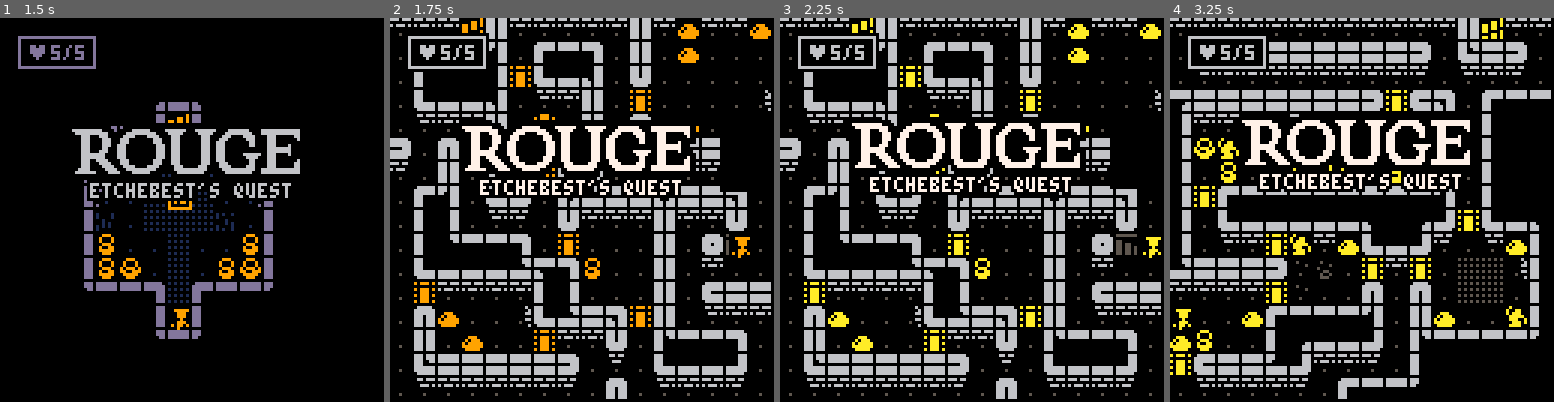
Above: before the commit, frames 1-4 (left to right).
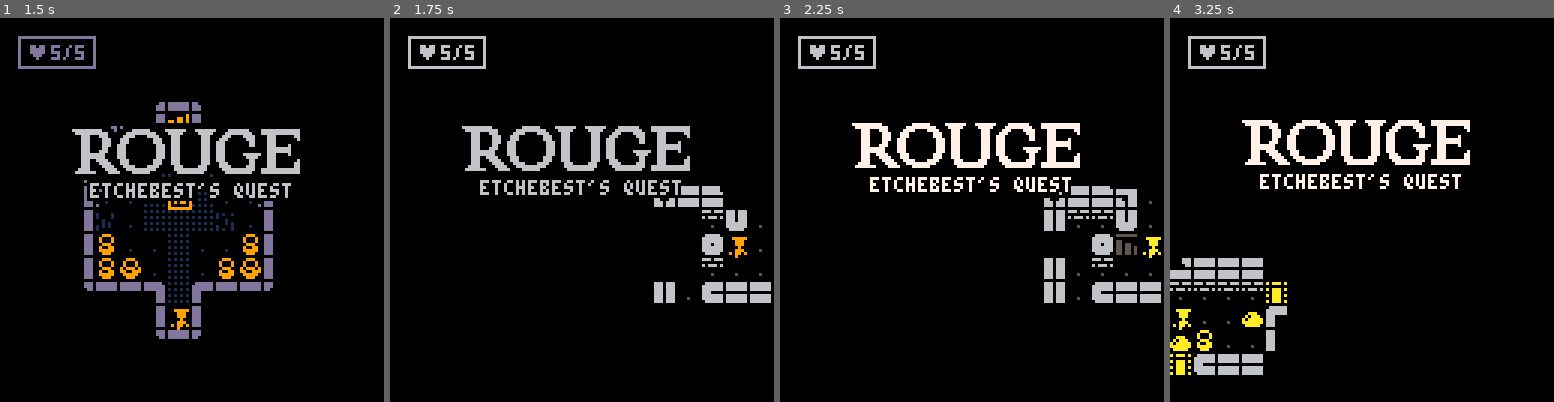
Above: after the commit, the same moments.

Repository: salty-max/pico-8
Game: PICO-8 cartridge carts/rouge/rouge.p8
Same seed, same stepped clock (60 frames per second), same inputs: the game is played once before the commit and once after it.
Inputs:
- Up to frame 1 (1.5 s): tap X (X key) at 0.33, 1.07 s; tap O (Z key) at 0.7 s
- Up to frame 2 (1.75 s): hold Right from 1.6 s (still down); tap O (Z key) at 1.7 s
- Up to frame 3 (2.25 s): tap X (X key) at 1.85 s; release Right at 2.1 s; tap O (Z key) at 2.1 s; hold Up from 2.15 s (still down)
- Up to frame 4 (3.25 s): release Up at 2.42 s; hold Right 2.47-3.03 s; tap O (Z key) at 2.5, 2.9 s; tap X (X key) at 2.97 s; hold Left from 3.08 s (still down)

Frame 1 is identical in both runs. In frame 2, 24% of the frame differs, in the area x 0-100%, y 0-100%; in frame 3, 19%; in frame 4, 20%.

Commit message:
rouge: implements food hints

Diff:
--- a/carts/rouge/src/gen/gen.lua
+++ b/carts/rouge/src/gen/gen.lua
@@ -14,7 +14,7 @@
     copy_map(32, 0)
   else
     make_flr_i_pool()
-    fog = blank_map(0)
+    fog = blank_map(1)
     map_gen()
     unfog()
   end
--- a/carts/rouge/src/items.lua
+++ b/carts/rouge/src/items.lua
@@ -61,10 +61,13 @@
   local fud_names, fud = split("jerky,shnitzel,steak,gyros,fricassee,haggis,mett,kebab,burger,meatball,pizza,calzone,pasticio,chops,ham,ribs,roast,meatloaf,chili,stew,pie,taco,burrito,rolls,filet,salami,sandwich,cassoulet,yakitori,poutine")
   local fud_adjs, adj = split("yellow,green,blue,purple,black,sweet,salty,spicy,strange,old,dry,wet,smooth,soft,crusty,pickled,sour,leftover,mom's,steamed,hairy,smoked,mini,stuffed,classic,marinated,bbq,savory,baked,juicy,sloppy,cheesy,hot,cold,zesty")
 
+  itm_known = {}
+
   for i = 1,#items.name do
     if items.kind[i] == "fud" then
       fud, adj = rnd(fud_names), rnd(fud_adjs)
       items.name[i] = adj.." "..fud
+      itm_known[i] = false
       del(fud_names, fud)
       del(fud_adjs, adj)
     end
--- a/carts/rouge/src/main.lua
+++ b/carts/rouge/src/main.lua
@@ -73,7 +73,6 @@
 
   make_item_pools()
   handle_food_names()
-
   gen_floor(0)
 end
 
--- a/carts/rouge/src/mobs.lua
+++ b/carts/rouge/src/mobs.lua
@@ -293,9 +293,12 @@
 function consume(mob, itm)
   local eft = items.stat1[itm]
 
+  if not itm_known[itm] then
+    show_msg(items.name[itm].. " " .. items.desc[itm] .. "!", 60)
+    itm_known[itm] = true
+  end
+
   if mob == player then st_meals += 1 end
-
-  show_msg(items.name[itm].. " " .. items.desc[itm] .. "!", 60)
 
   if eft == 1 then
     -- heal
--- a/carts/rouge/src/ui.lua
+++ b/carts/rouge/src/ui.lua
@@ -144,19 +144,26 @@
   end
 
   stat_box = add_window(5, 5, 84, 13, {"atk:"..player.atk.." def:"..player.def_min.."-"..player.def_max.. " "..status})
+
+  show_hint()
 end
 
 function move_menu(w)
+  local moved = false
   if btnp(2) then
     sfx(56)
     w.cur -= 1
     w.cur = (curr_box == inv_box and w.cur == 3) and 2 or w.cur
+    moved = true
   elseif btnp(3) then
     sfx(56)
     w.cur += 1
     w.cur = (curr_box == inv_box and w.cur == 3) and 4 or w.cur
+    moved = true
   end
   w.cur = (w.cur - 1) % #w.txt + 1
+
+  return moved
 end
 
 function show_use_menu()
@@ -225,9 +232,25 @@
   else
     inv_box.dur = 0
     stat_box.dur = 0
+    hint_box.dur = 0
   end
 end
 
 function show_flr_msg()
   show_msg("floor " .. floor, 60)
 end
+
+function show_hint()
+  if hint_box then
+    hint_box.dur = 0
+    hint_box = nil
+  end
+
+  if inv_box.cur > 3 then
+    local itm = inv[inv_box.cur - 3]
+    if itm and items.kind[itm] == "fud" then
+      local txt = itm_known[itm] and items.desc[itm] or "???"
+      hint_box = add_window(5, 78, #txt * 4 + 7, 13, { txt })
+    end
+  end
+end
--- a/carts/rouge/src/update.lua
+++ b/carts/rouge/src/update.lua
@@ -62,12 +62,19 @@
 end
 
 function update_inv()
+  if move_menu(curr_box) then
+    show_hint()
+  end
+
   if btnp(5) then
     sfx(53)
     if curr_box == inv_box then
       _upd = update_game
       inv_box.dur = 0
       stat_box.dur = 0
+      if hint_box then
+        hint_box.dur = 0
+      end
     elseif curr_box == itm_menu_box then
       itm_menu_box.dur = 0
       curr_box = inv_box
@@ -82,8 +89,6 @@
       use_item()
     end
   end
-
-  move_menu(curr_box)
 end
 
 function update_throw()
